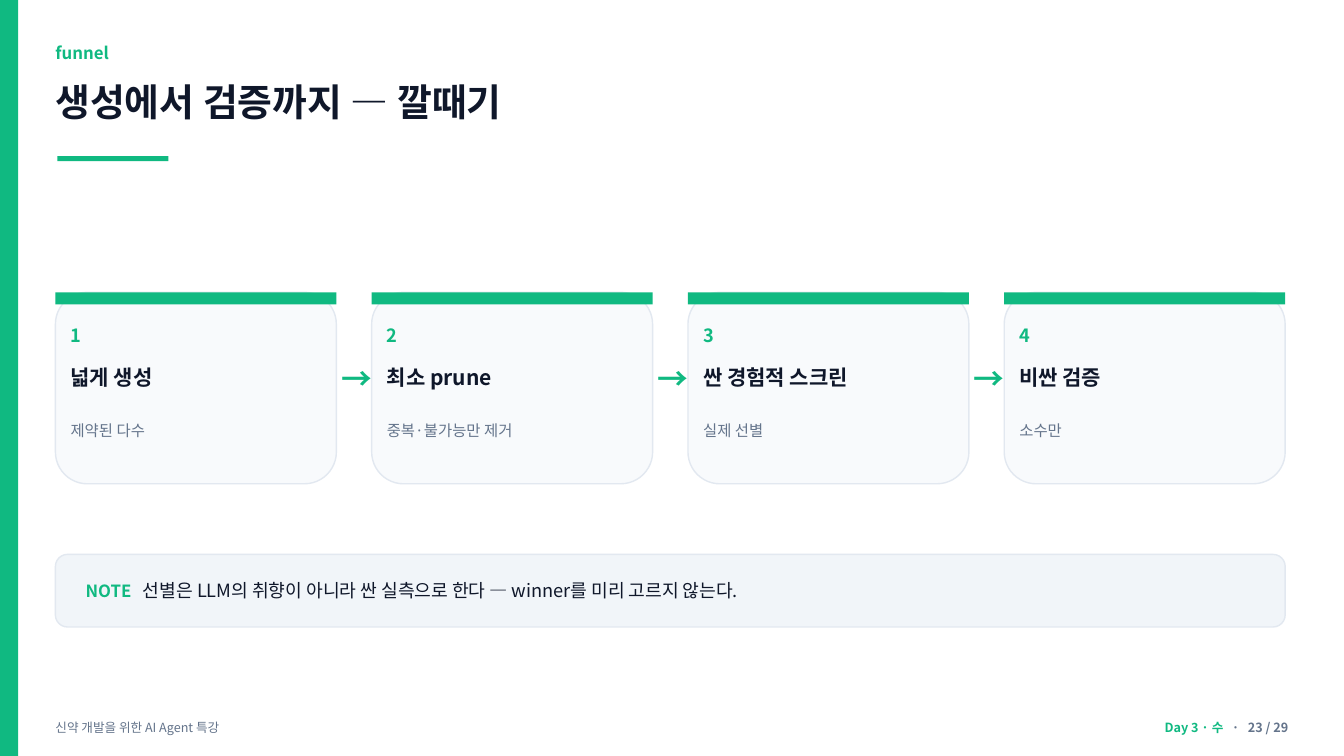
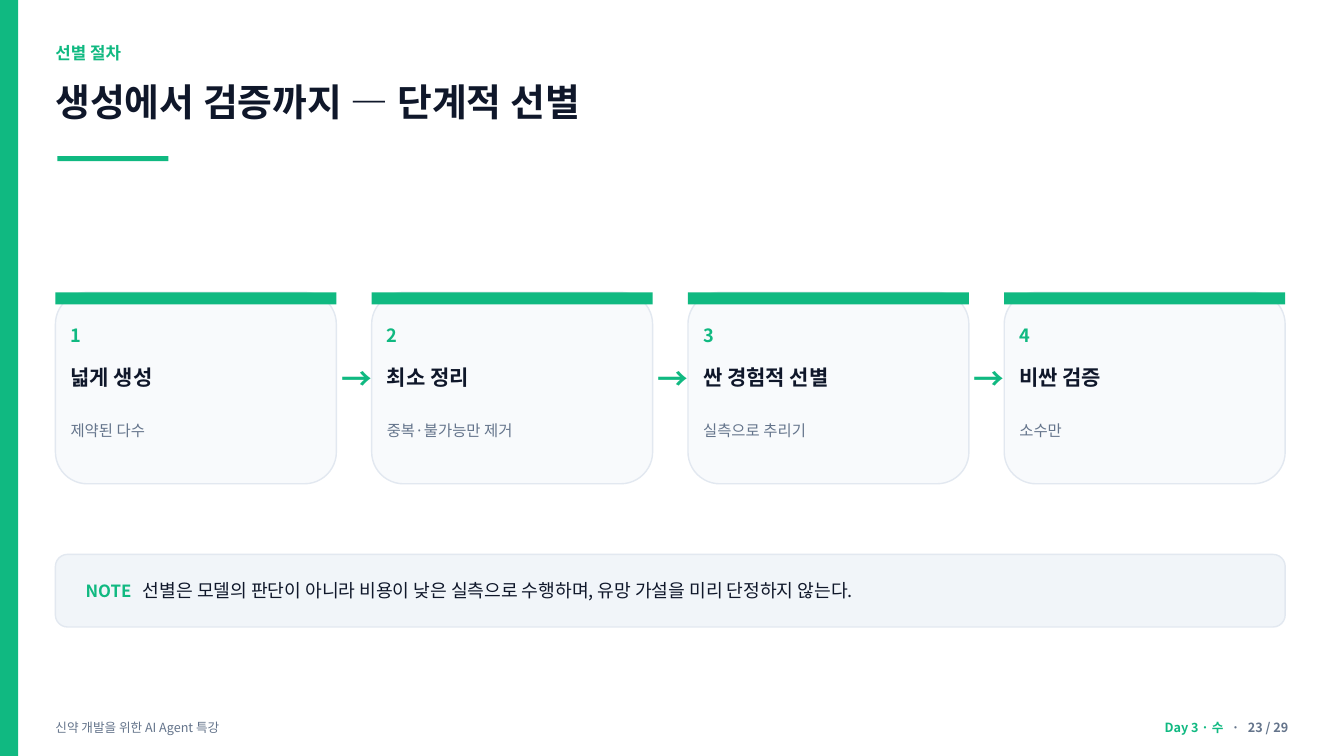
Before and after one commit to jyshin-22/wku-ai-agent-program, a slide deck: slide 23 of slides/day3.pptx. Drawn at 1344x756 pixels with LibreOffice and Linux fonts; fonts in the diff are those of the drawing. Boxes give left, top, right and bottom in pixels: in the first picture for what was removed or moved away, otherwise in the second. Text is boxed around its words. In the diff, an @@ line names an element or a change of style, - is before the commit and + after.

```diff
--- a/slides/day3.pptx
+++ b/slides/day3.pptx
@@ text at (x1=55, y1=45, x2=121, y2=61): text changed @@
-funnel
+선별 절차
@@ text at (x1=55, y1=84, x2=580, y2=120): text changed @@
-생성에서 검증까지 — 깔때기
+생성에서 검증까지 — 단계적 선별
@@ text at (x1=387, y1=367, x2=469, y2=387): text changed @@
-최소 prune
+최소 정리
@@ text at (x1=703, y1=367, x2=829, y2=387): text changed @@
-싼 경험적 스크린
+싼 경험적 선별
@@ text at (x1=703, y1=423, x2=806, y2=437): text changed @@
-실제 선별
+실측으로 추리기
@@ text at (x1=86, y1=582, x2=853, y2=601): text changed @@
-NOTE 선별은 LLM의 취향이 아니라 싼 실측으로 한다 — winner를 미리 고르지 않는다.
+NOTE 선별은 모델의 판단이 아니라 비용이 낮은 실측으로 수행하며, 유망 가설을 미리 단정하지 않는다.
```
Also in this commit, not shown: 2 other slides changed, 8 other files.
